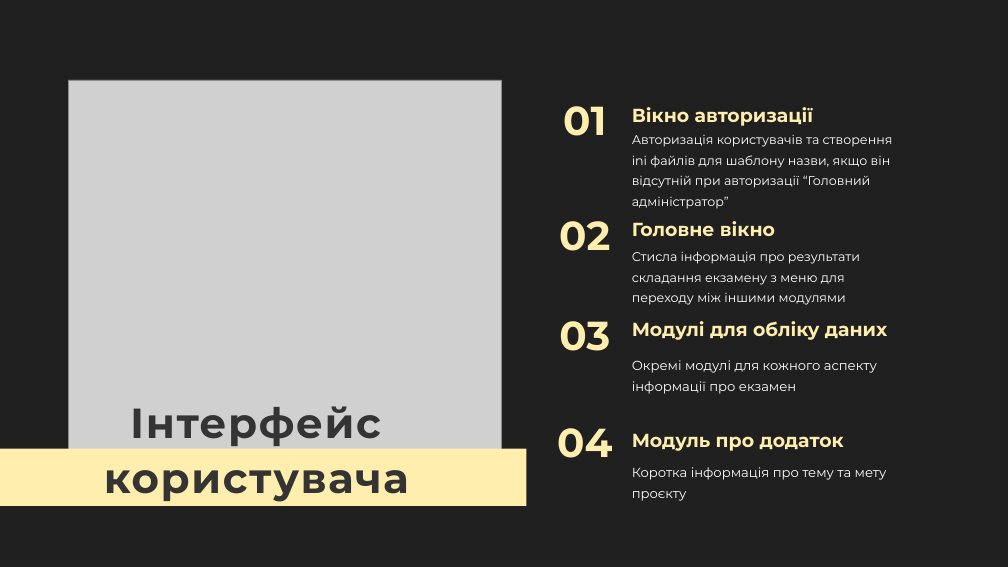
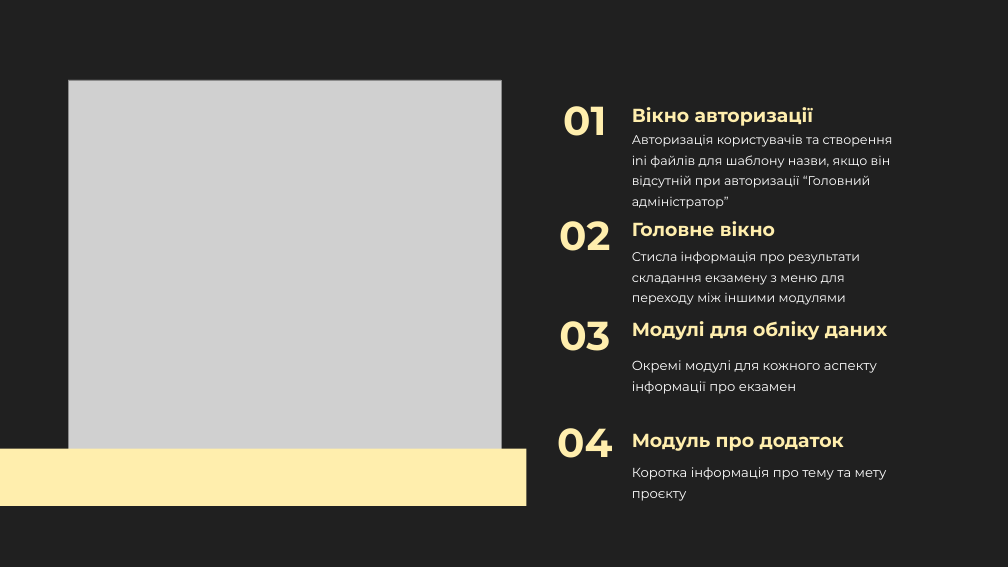
Before and after one commit to hucketa/CP, a slide deck: slide 6 of Звітність/Презентація.pptx. Drawn at 1008x567 pixels with LibreOffice and Linux fonts; fonts in the diff are those of the drawing; grey boxes stand for pictures. Boxes give left, top, right and bottom in pixels: in the first picture for what was removed or moved away, otherwise in the second. Text is boxed around its words. In the diff, an @@ line names an element or a change of style, - is before the commit and + after.

```diff
--- a/Звітність/Презентація.pptx
+++ b/Звітність/Презентація.pptx
@@ text removed at (x1=104, y1=406, x2=409, y2=502) @@
-Інтерфейс користувача
```
Also in this commit, not shown: 3 other slides changed, 1 slide added.
